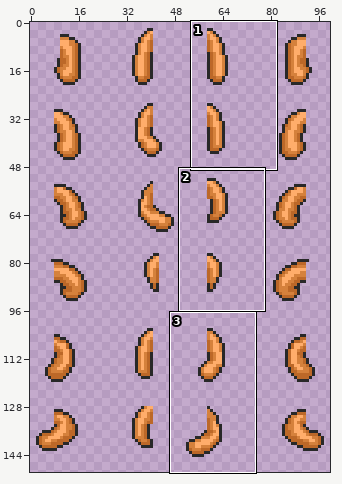
Two versions of one sprite sheet, Sprites/Characters/Arms/arms.png. The first picture is a wide view before the edit; the outline marks the close-up.
Close-up. Before:
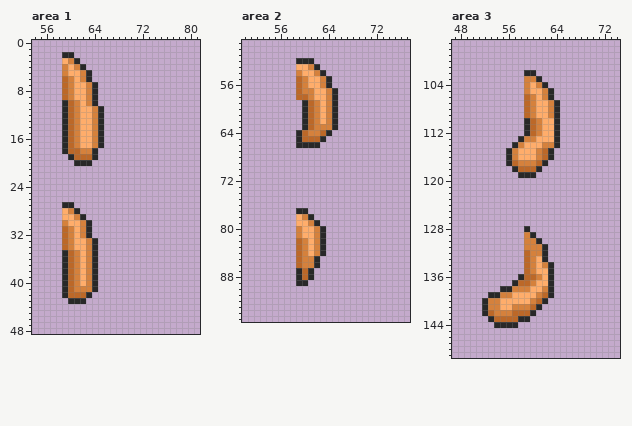
The file is 100x150 pixels. Shown: area 1: x 54..81, y 0..48; area 2: x 50..77, y 49..95; area 3: x 47..74, y 97..149.
Once edited:
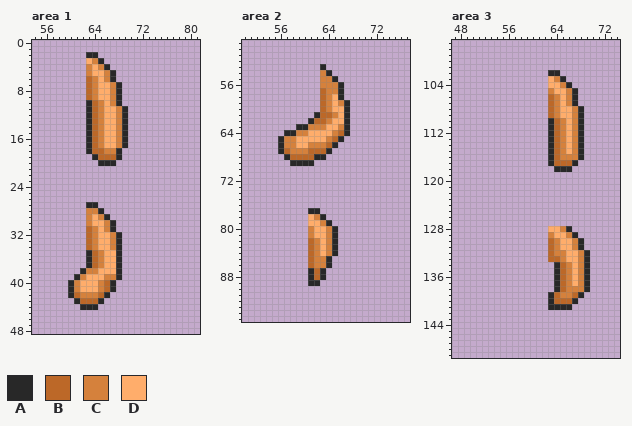
Palette (. is transparent): A #282828  B #bc6828  C #d5813c  D #ffad6b
The exact change:
Area 1:
y 2: x 59..60 AA -> ..; x 63..64 .. -> AA
y 3: x 59..61 DCA -> ...; x 63..65 ... -> DCA
y 4: x 59..66 CDCA.... -> ....CDCA
y 5: x 59..67 CDDCA.... -> ....CDDCA
y 6: x 59..67 BCDCA.... -> ....BCDCA
y 7..9: x 59..68 BCDDCA.... -> ....BCDDCA
y 10: x 59..68 ABCDCA.... -> ....ABCDCA
y 11..17: x 59..69 ABCDDCA.... -> ....ABCDDCA
y 18: x 59..68 ABBCCA.... -> ....ABBCCA
y 19: x 60..63 ABBB -> ....; x 65..68 .... -> BBBA
y 20: x 61..63 AAA -> ...; x 65..67 ... -> AAA
y 27: x 59..60 AA -> ..; x 63..64 .. -> AA
y 28: x 59..61 DCA -> ...; x 63..65 ... -> CCA
y 29: x 59..66 DDCA.... -> ....CDCA
y 30: x 59..67 CDDCA.... -> ....CDDCA
y 31: x 59..67 BCDCA.... -> ....BCDCA
y 32: x 59..68 BCDCA..... -> ....BCDDCA
y 33..34: x 59..68 BCDDCA.... -> ....BCDDCA
y 35..37: x 59..68 ABCDCA.... -> ....ABCDDA
y 38: x 59..62 ABCD -> ...A; x 64..68 A.... -> CDDDA
y 39: x 59..68 ABCDCA.... -> ..ACDDDCCA
y 40: x 59..60 AB -> .A; x 63..67 CA... -> DDCBA
y 41: x 59..60 AB -> .A; x 62..67 CCA... -> DDDCBA
y 42: x 59..60 AB -> .A; x 62..66 BA... -> CCCBA
y 43: x 60 A -> .; x 62..65 A... -> BBBA
y 44: x 62..64 ... -> AAA
Area 2:
y 52: x 59..61 AAA -> ...
y 53: x 59..63 DDCA. -> ....A
y 54: x 59..64 CDDCA. -> ....CA
y 55: x 59..62 BCDD -> ....; x 64..65 A. -> CA
y 56: x 59..62 BCDD -> ....; x 64..66 A.. -> CCA
y 57: x 59..63 BCCDD -> ....B; x 65..66 A. -> CA
y 58: x 59..63 BBCDD -> ....B; x 65..66 A. -> DA
y 59: x 60..63 ABCD -> ...B; x 65..67 A.. -> DCA
y 60: x 60..63 ABCD -> ...B; x 65..67 A.. -> DDA
y 61: x 60..67 ABCDCA.. -> ..ABBCDA
y 62: x 60..63 ABCD -> .ABB; x 65..67 A.. -> DDA
y 63: x 59 . -> A; x 61 B -> C; x 64..67 CA.. -> DDCA
y 64: x 57..67 ..ABCCBA... -> AACCDDDDCBA
y 65: x 56..66 ...ABBBA... -> ACCDDDDDCBA
y 66: x 56..65 ...AAAA... -> ACCDDCCCBA
y 67: x 56..64 ......... -> ABCCCBBBA
y 68: x 57..63 ....... -> ABBBBAA
y 69: x 58..61 .... -> AAAA
y 77: x 59..62 AA.. -> ..AA
y 78: x 59..63 DCA.. -> ..DCA
y 79: x 59..64 DDCA.. -> ..DDCA
y 80..81: x 59..65 CDDCA.. -> ..CDDCA
y 82..84: x 59..61 BCD -> ..B; x 63..65 A.. -> DCA
y 85..86: x 59..64 BCCA.. -> ..BCCA
y 87..88: x 59..60 AB -> ..; x 62..63 .. -> BA
y 89: x 59..62 AA.. -> ..AA
Area 3:
y 102: x 59..60 AA -> ..; x 63..64 .. -> AA
y 103: x 59..61 CCA -> ...; x 63..65 ... -> DCA
y 104: x 59..66 CDCA.... -> ....DDCA
y 105: x 59..67 CDDCA.... -> ....CDDCA
y 106: x 59..67 BCDCA.... -> ....BCDCA
y 107: x 59..67 BCDDCA... -> ....BCDCA
y 108..109: x 59..68 BCDDCA.... -> ....BCDDCA
y 110..112: x 59..68 ABCDDA.... -> ....ABCDCA
y 113: x 58..68 ACCDDDA.... -> .....ABCDCA
y 114: x 57..68 ACDDDCCA.... -> ......ABCDCA
y 115: x 56..62 ACDDDCB -> .......; x 64..68 ..... -> BCDCA
y 116: x 56..62 ACDDDCB -> .......; x 64..68 ..... -> BCCCA
y 117: x 56..67 ABCCCBA..... -> .......ABBBA
y 118: x 57..61 ABBBA -> .....; x 64..66 ... -> AAA
y 119: x 58..60 AAA -> ...
y 128: x 59 A -> .; x 63..66 .... -> DDCA
y 129: x 59..60 CA -> ..; x 63..67 ..... -> CDDCA
y 130: x 59..61 CCA -> ...; x 63..68 ...... -> BCDDCA
y 131: x 59..68 CCCA...... -> ....BCDDCA
y 132: x 59..69 BCCA....... -> ....BCCDDCA
y 133: x 59..69 BCDA....... -> ....BBCDDCA
y 134: x 59..69 BCDCA...... -> .....ABCDCA
y 135: x 59..69 BCDDA...... -> .....ABCDCA
y 136: x 58..69 ABBCDA...... -> ......ABCDCA
y 137: x 57..69 ABBCDDA...... -> .......ABCDCA
y 138: x 55..69 AACCCDDCA...... -> .........ABCCCA
y 139: x 53..62 AACCDDDDCB -> ..........; x 64..68 ..... -> BCCBA
y 140: x 52..67 ACCDDDDDCBA..... -> ...........ABBBA
y 141: x 52..61 ACCDDCCCBA -> ..........; x 63..66 .... -> AAAA
y 142: x 52..60 ABCCCBBBA -> .........
y 143: x 53..59 ABBBBAA -> .......
y 144: x 54..57 AAAA -> ....
